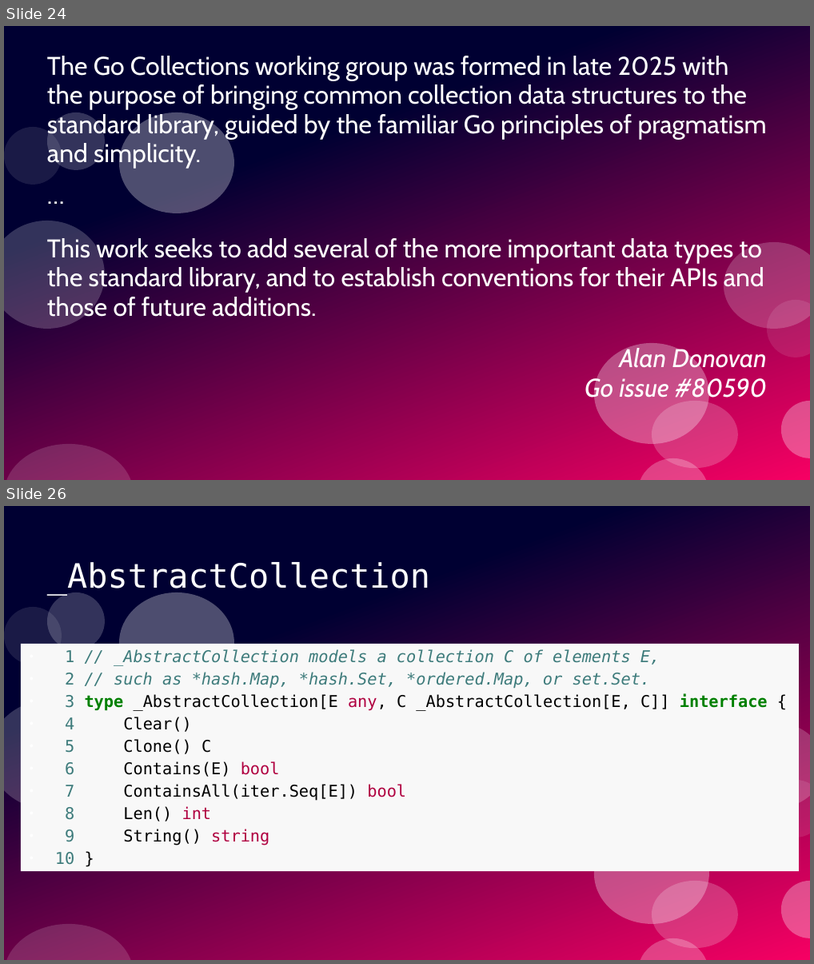
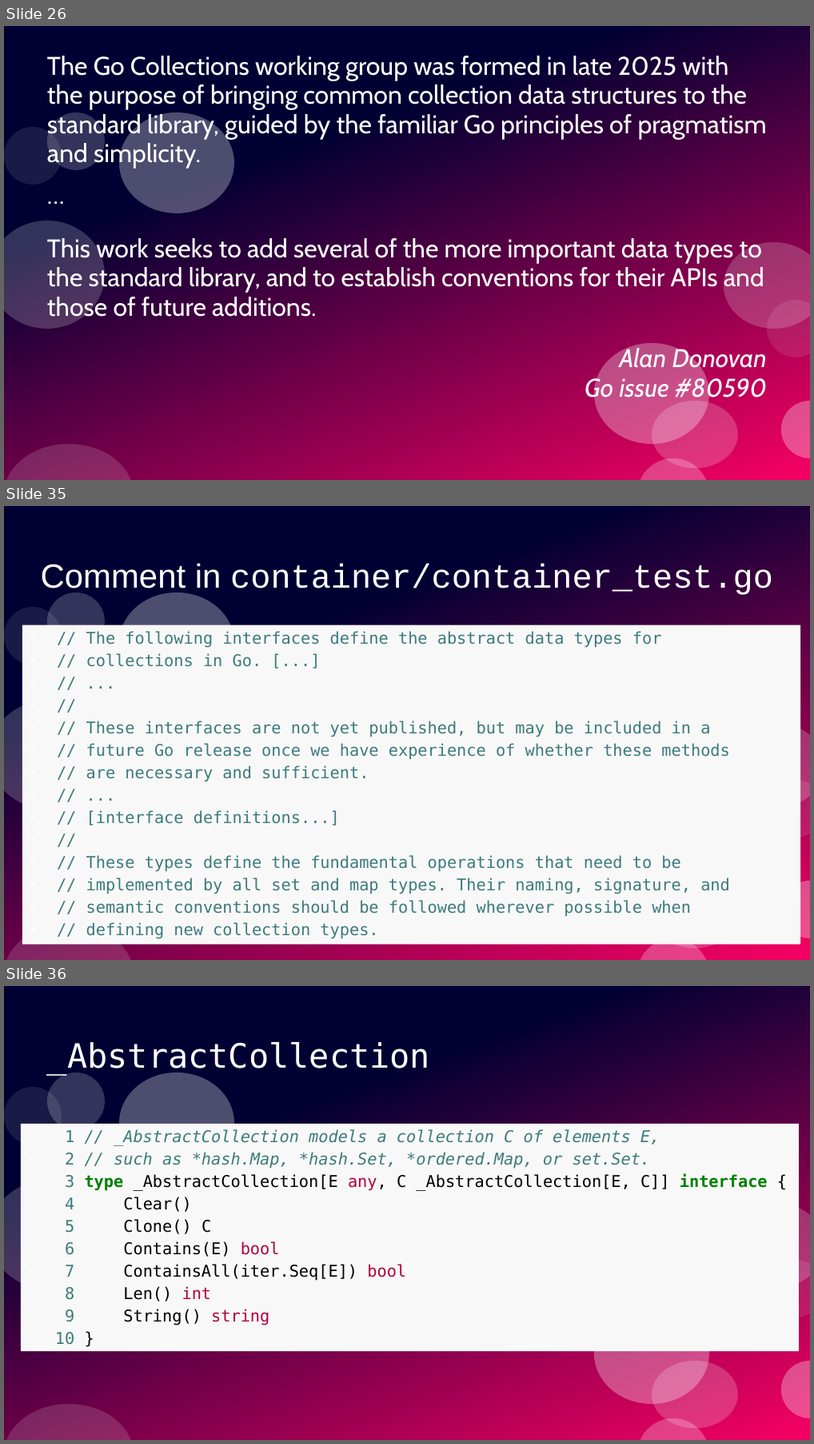
Before and after one commit to ramalho/sets-in-go, a slide deck: sets-in-go.odp. Shown one above the other, each under a label of ours: slides 24 and 26 before the commit, slides 26, 35 and 36 after it; the slides between them are not shown. The pictures are 814x964 and 814x1444 pixels, drawn with LibreOffice and Linux fonts; fonts in the diff are those of the drawing. Boxes give left, top, right and bottom in pixels: in the first picture for what was removed or moved away, otherwise in the second. Text is boxed around its words. In the diff, an @@ line names an element or a change of style, - is before the commit and + after.

```diff
--- a/sets-in-go.odp
+++ b/sets-in-go.odp
@@ slide 35 added at box(4, 506, 810, 960), background #FFFFFF; not listed: 11 template elements that a slide beside it also shows @@
@@ title added at box(41, 563, 774, 597), 33 pt, text #FFFFFF @@
+Comment in container/container_test.go
@@ text added at box(22, 625, 801, 944), fill #F8F8F8, 16 pt, text #3D7B7B @@
+● // The following interfaces define the abstract data types for
+● // collections in Go. [...]
+● // ...
+● //
+● // These interfaces are not yet published, but may be included in a
+● // future Go release once we have experience of whether these methods
+● // are necessary and sufficient.
+● // ...
+● // [interface definitions...]
+● //
+● // These types define the fundamental operations that need to be
+● // implemented by all set and map types. Their naming, signature, and
+● // semantic conventions should be followed wherever possible when
+● // defining new collection types.
@@ what was slide 24 is now slide 26 @@
@@ what was slide 26 is now slide 36 @@
```
Also in this commit, not shown: 9 slides changed, 11 other slides added, 2 slides removed, 2 other files.
